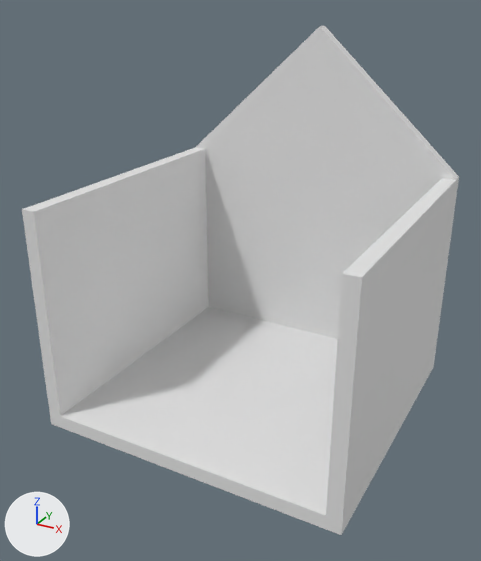
The FBX model Assets/Models/boxInside.fbx as it was, and as the next commit left it.
Both versions are drawn from a 50 mm camera at (0.998, -1.91, 1.378) aimed at (-0.02, -0.06, 0.453). Arrows for +X, +Y and +Z are at lower left; the lights stay in place. Where no turn or scale is listed for an object, it has been applied to the vertices. Vertices at the same position are counted once.

Names of what the first picture shows: 'BoxInside'.
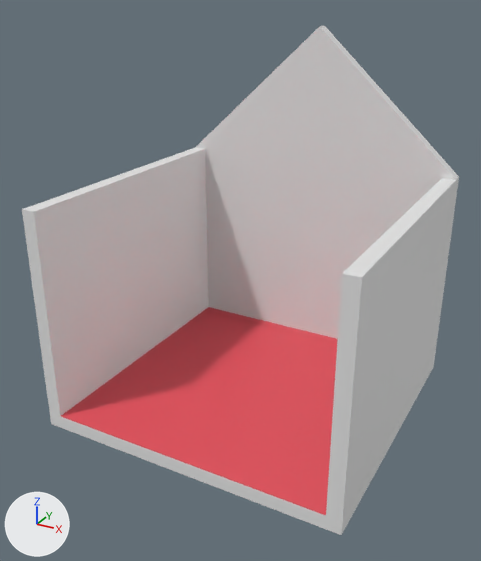
Pixel boxes (x1, y1, x2, y2) of what changed, in the pictures (481 x 561 px):
```json
{"part": 1, "of": "me_cube_025", "change": "recoloured", "before": [61, 307, 338, 515], "after": [61, 307, 338, 515], "on screen": "white to red"}
```

The change, as JSON lines over the scene's bpy script:
```json
{"op": "add", "block": "mat_material_002", "code": ["mat_material_002 = principled_material('Material.002')", "mat_material_002.base_color = (0.8, 0.0794, 0.106)  # red #e7505c"]}
{"op": "add", "block": "mat_material_001", "code": ["mat_material_001 = principled_material('Material.001')", "mat_material_001.base_color = (0.8, 0.8, 0.8)  # white #e7e7e7"]}
{"block": "me_cube_025", "where": "me_cube_025.from_pydata(...)  # 38 vertices, 35 faces; spans x -0.55..0.55, y -0.5..0.55, z -0.05..1.25"}
{"block": "me_cube_025", "where": "# used by ob_boxinside; location = (0.0, 0.0, 0.0)"}
{"block": "me_cube_025", "change": "me_cube_025 part 1: the 1 face centred in x 0.0, y 0.0, z 0.0 switches from no material to mat_material_002 (red #e7505b)"}
{"op": "add", "block": "me_cube_025", "code": "me_cube_025.materials.append(mat_material_001)  # white #e7e7e7"}
{"op": "add", "block": "me_cube_025", "code": "me_cube_025.materials.append(mat_material_002)  # red #e7505c"}
```
